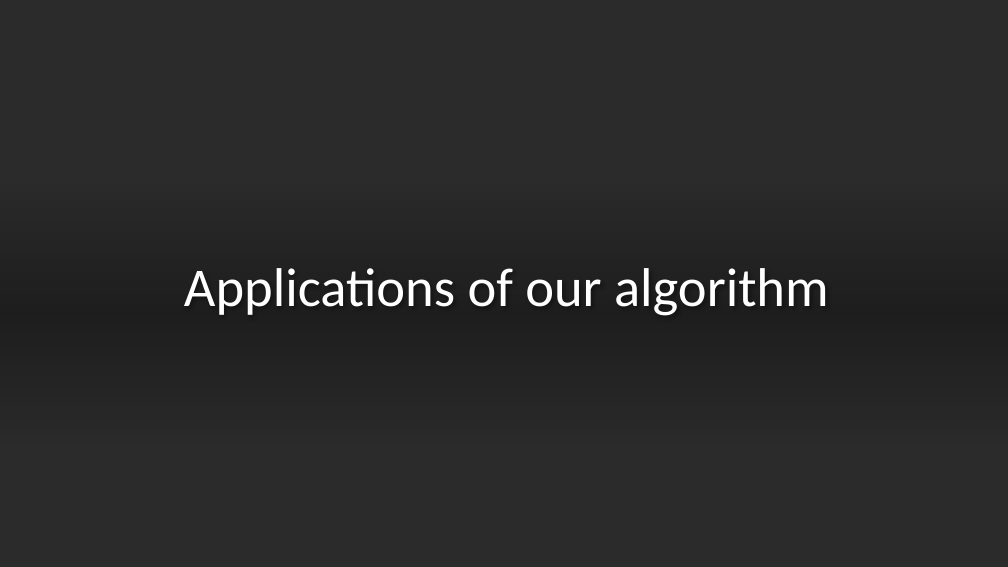
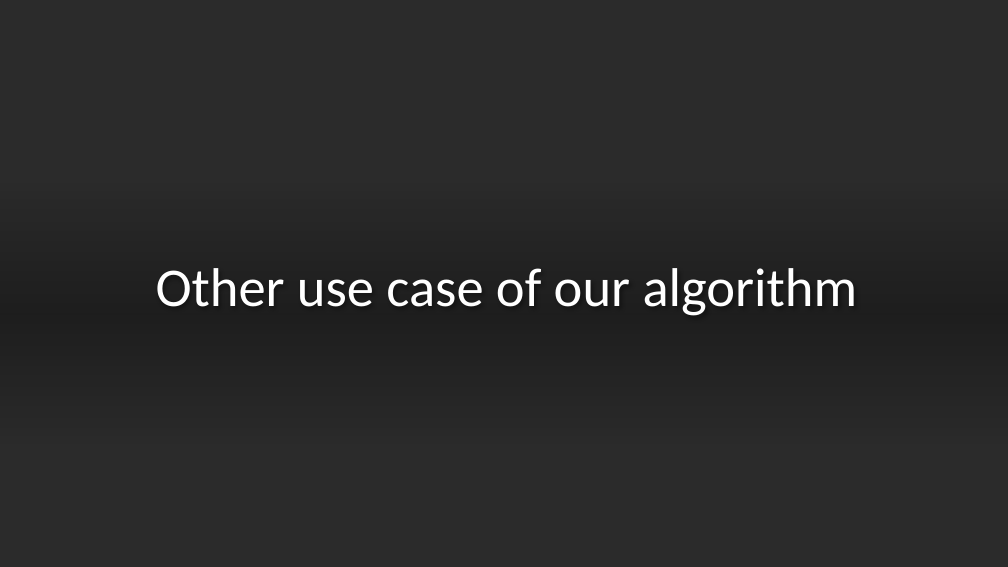
Before and after one commit to Ausaf1996/Ford-motor-company-projects, a slide deck: slide 4 of Ford marketing presentation.pptx (slide 3 before the commit). Drawn at 1008x567 pixels with LibreOffice and Linux fonts; fonts in the diff are those of the drawing; background and template pictures are left out; a plain dark background stands for a picture behind light text. Boxes give left, top, right and bottom in pixels: in the first picture for what was removed or moved away, otherwise in the second. Text is boxed around its words. In the diff, an @@ line names an element or a change of style, - is before the commit and + after.

```diff
--- a/Ford marketing presentation.pptx
+++ b/Ford marketing presentation.pptx
@@ title at (156,268,858,316): text changed @@
-Applications of our algorithm
+Other use case of our algorithm
```
Also in this commit, not shown: 4 other slides changed, 3 slides added, 5 slides removed, 1 other file.
